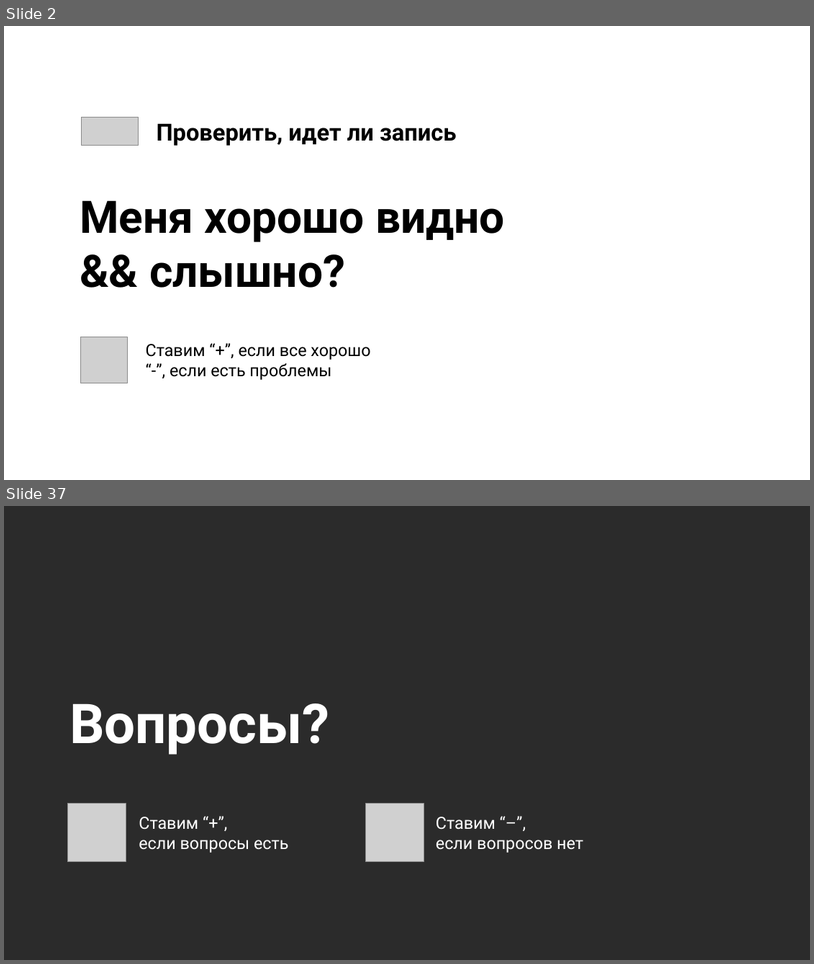
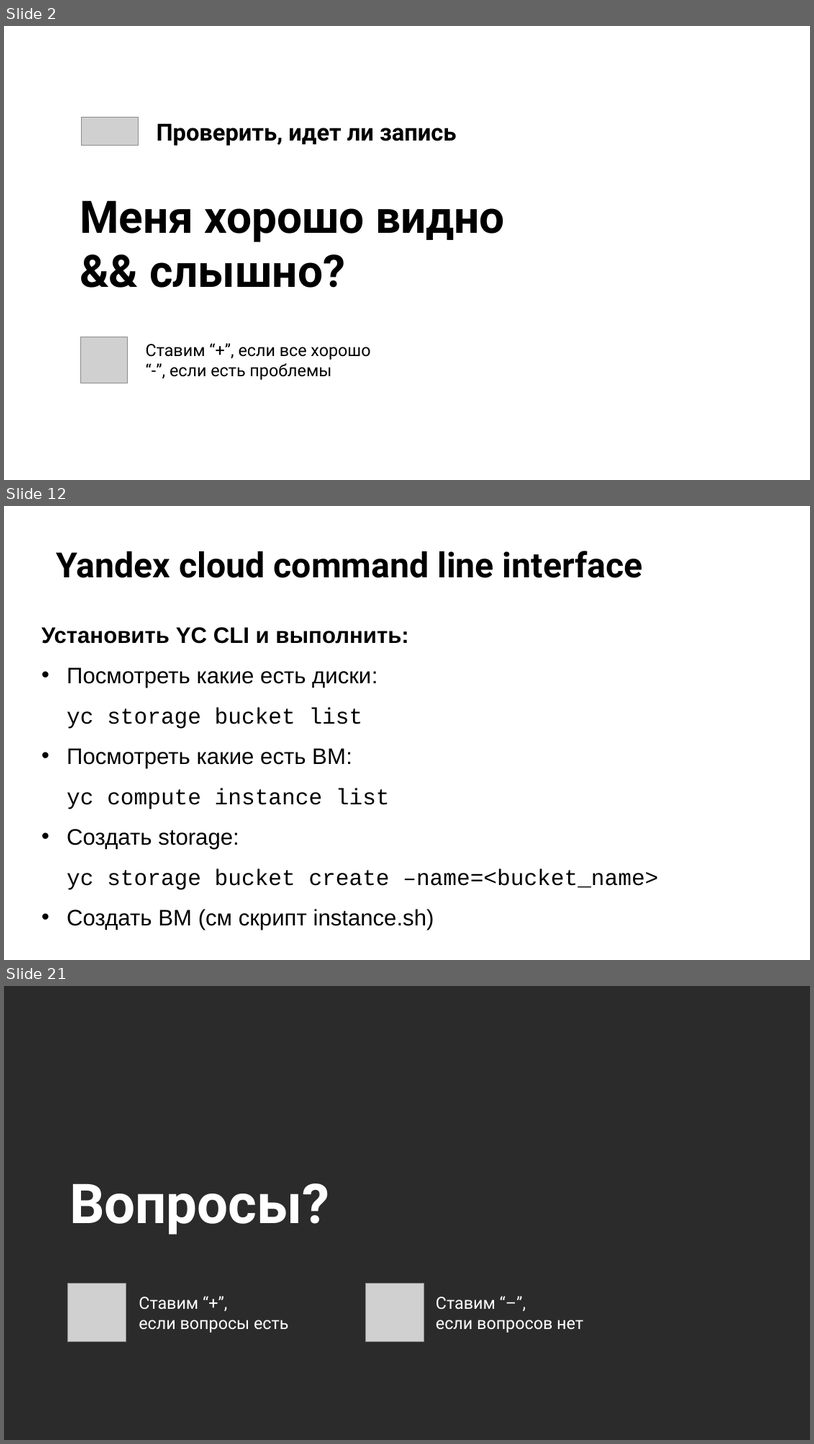
Before and after one commit to stureiko/Otus_lectures, a slide deck: MLOps/12 - Облачная инфраструктура/Presentation/Cloud infrastructure.pptx. Shown one above the other, each under a label of ours: slides 2 and 37 before the commit, slides 2, 12 and 21 after it; the slides between them are not shown. The pictures are 814x964 and 814x1444 pixels, drawn with LibreOffice and Linux fonts; fonts in the diff are those of the drawing; grey boxes stand for pictures; background and template pictures are left out; a plain dark background stands for a picture behind light text. Boxes give left, top, right and bottom in pixels: in the first picture for what was removed or moved away, otherwise in the second. Text is boxed around its words. In the diff, an @@ line names an element or a change of style, - is before the commit and + after.

```diff
--- a/MLOps/12 - Облачная инфраструктура/Presentation/Cloud infrastructure.pptx
+++ b/MLOps/12 - Облачная инфраструктура/Presentation/Cloud infrastructure.pptx
@@ slide 12 added at (4,506,810,960), background picture (left out) @@
@@ title added at (56,551,643,578), 31 pt, text #000000, bold @@
+Yandex cloud command line interface
@@ text added at (41,627,658,929), 20 pt, text #000000 @@
+Установить YC CLI и выполнить:
+• Посмотреть какие есть диски:
+  yc storage bucket list
+• Посмотреть какие есть ВМ:
+  yc compute instance list
+• Создать storage:
+  yc storage bucket create –name=<bucket_name>
+• Создать ВМ (cм скрипт instance.sh)
@@ what was slide 37 is now slide 21 @@
```
Also in this commit, not shown: 8 slides changed, 11 other slides added, 31 slides removed, 4 other files.
